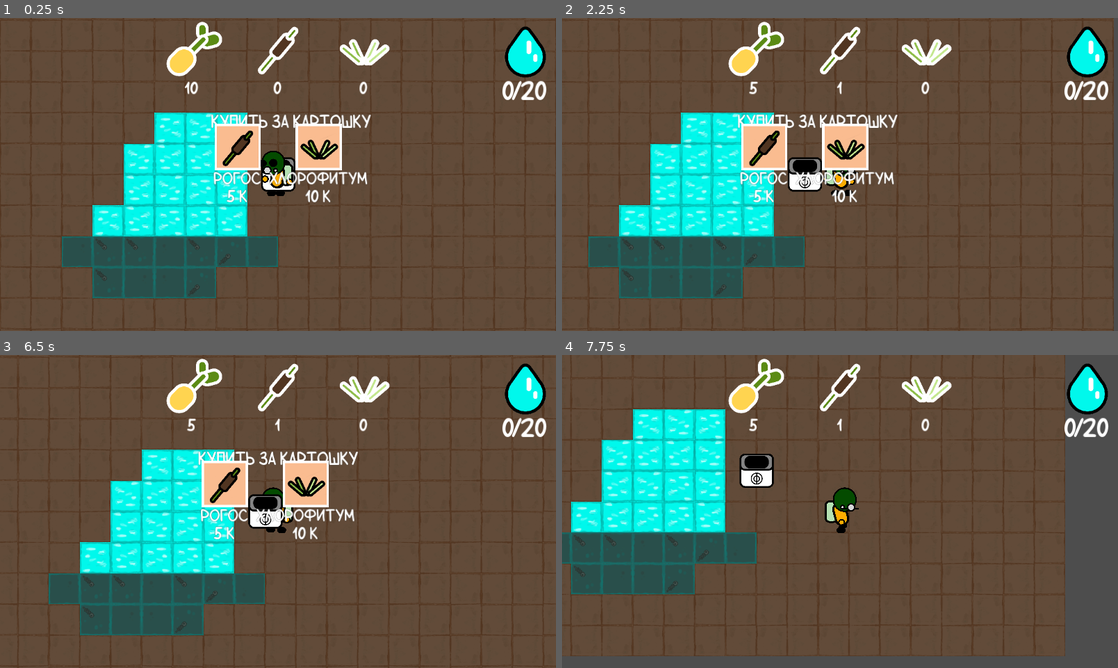
Above: before the commit, frames 1-4 (two rows, left to right).
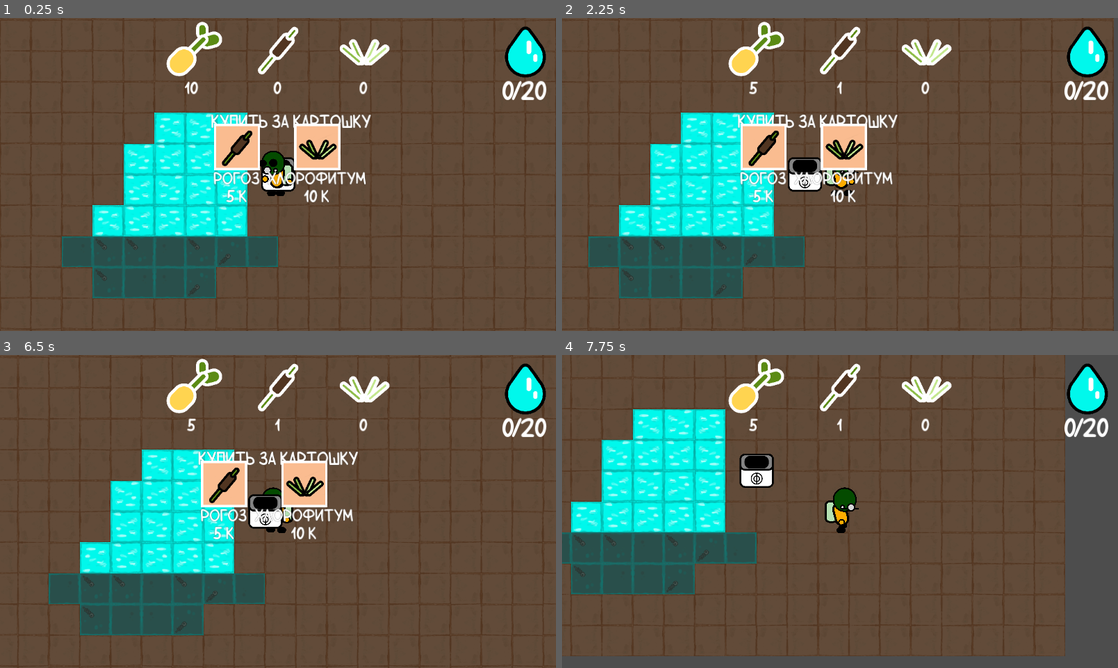
Above: after the commit, the same moments.

Repository: Voladsky/start-game-jam-2024
Game: Godot game, scene res://world/world.tscn
Two runs of this game, one before a commit and one after it. Both use one fixed random seed, a clock stepped at 60 frames per second and the inputs below.
Inputs (mouse positions are in pixels of both pictures, inside the frame that each line leads up to):
- Up to frame 1 (0.25 s): no input
- Up to frame 2 (2.25 s): click (801, 146) at 0.5 s; click (878, 146) at 1.25 s; move the mouse to (578, 36) at 2.02 s; press the mouse at (578, 36) at 2.03 s; hold D (move_right) from 2.03 s (still down)
- Up to frame 3 (6.5 s): move the mouse to (5, 373) at 2.77 s; release D (move_right) at 2.78 s; release the mouse at (5, 373) at 2.78 s; hold S (move_down) 2.78-3.53 s; right-click (5, 373) at 2.85 s; click (5, 373) at 2.92 s; move the mouse to (27, 361) at 3.52 s; press the mouse at (27, 361) at 3.53 s; hold D (move_right) 3.53-4.28 s; move the mouse to (11, 383) at 4.27 s; release the mouse at (11, 383) at 4.28 s; hold W (move_up) 4.28-5.03 s; right-click (11, 383) at 4.35 s; click (11, 383) at 4.42 s; move the mouse to (5, 361) at 5.02 s; press the mouse at (5, 361) at 5.03 s; hold A (move_left) from 5.03 s (still down); move the mouse to (16, 373) at 5.77 s; release the mouse at (16, 373) at 5.78 s; right-click (16, 373) at 5.85 s; click (16, 373) at 5.92 s
- Up to frame 4 (7.75 s): move the mouse to (567, 401) at 6.52 s; release A (move_left) at 6.53 s; press the mouse at (567, 401) at 6.53 s; hold S (move_down) 6.53-7.28 s; tap Enter at 7.25 s; move the mouse to (578, 392) at 7.27 s; release the mouse at (578, 392) at 7.28 s; hold D (move_right) from 7.28 s (still down); right-click (578, 392) at 7.35 s; click (578, 392) at 7.42 s

The runs differ from the first frame. In frame 1, 1.2% of the frame differs, in the area x 38-67%, y 33-59%; in frame 2, 1.2%; in frame 3, 1.2%; in frame 4, nothing differs.

Commit message:
rogoZ, not rogoS

Diff:
--- a/plant_generator/plant_generator.tscn
+++ b/plant_generator/plant_generator.tscn
@@ -61,7 +61,7 @@
 theme_override_constants/outline_size = 1
 theme_override_fonts/font = ExtResource("3_j1sd5")
 theme_override_font_sizes/font_size = 30
-text = "Рогос"
+text = "Рогоз"
 
 [node name="Cost" type="Label" parent="UI/UI/Cattail"]
 layout_mode = 2
